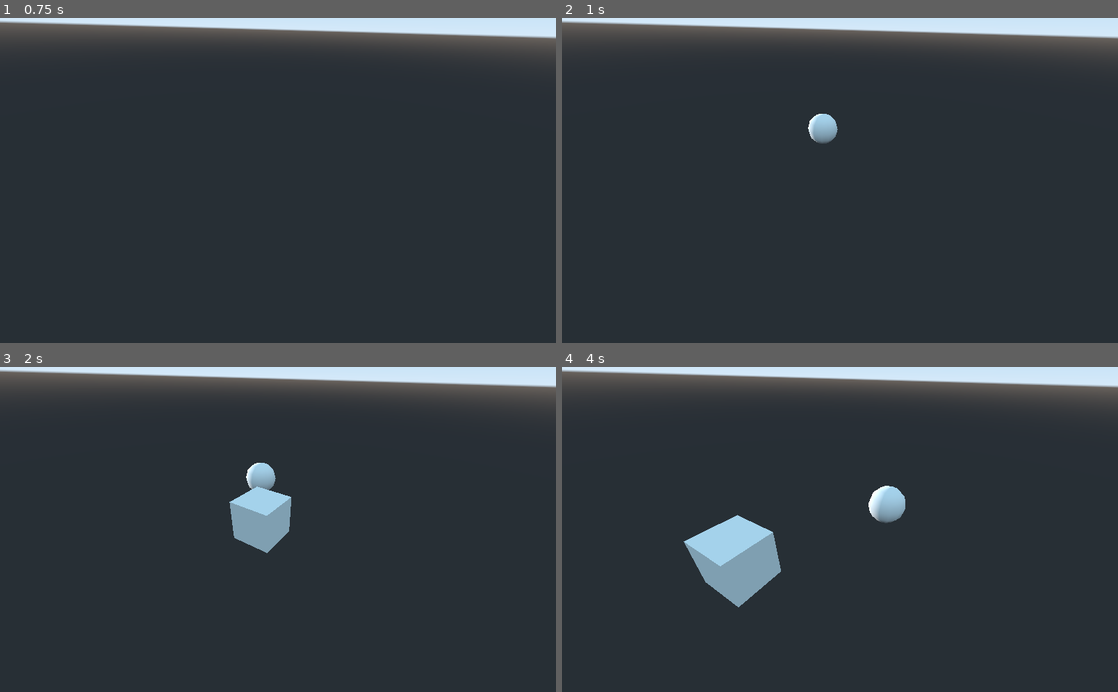
Above: before the commit, frames 1-4 (two rows, left to right).
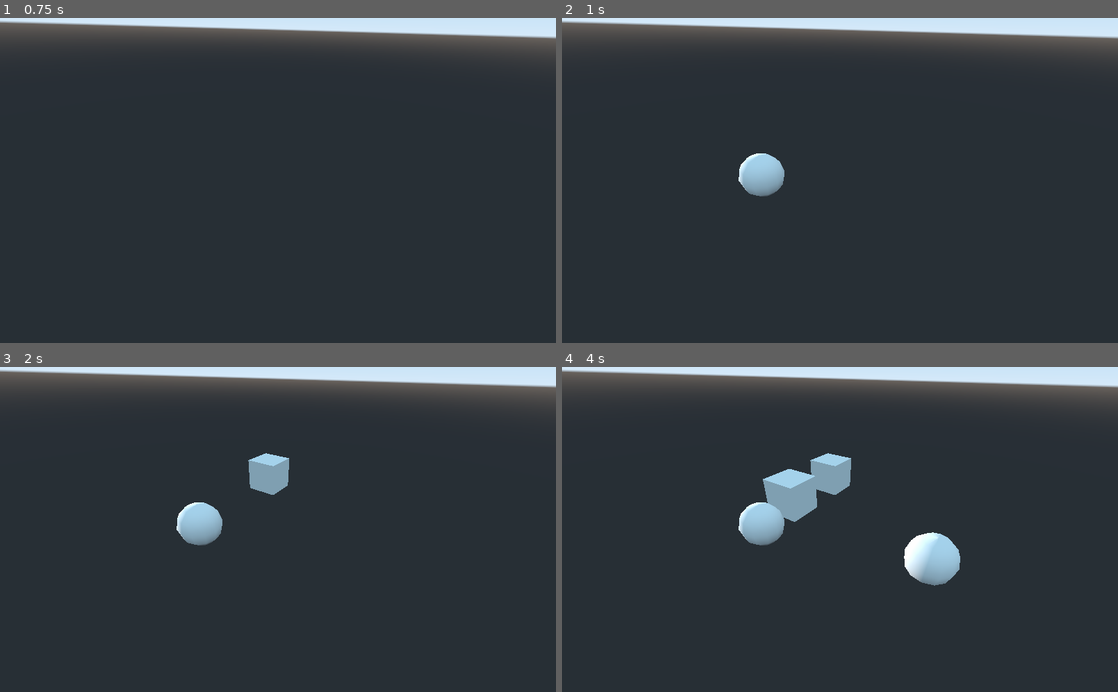
Above: after the commit, the same moments.

Repository: Marcin-sys/gameculling2
Game: Godot game, scene res://scenes/object_spawning_test.tscn
Two runs of this game, one before a commit and one after it. Both use one fixed random seed, a clock stepped at 60 frames per second and the inputs below.
Inputs:
- Up to frame 1 (0.75 s): tap Enter at 0.5 s
- Up to frame 2 (1 s): no input
- Up to frame 3 (2 s): tap Space at 1.25 s
- Up to frame 4 (4 s): tap Enter at 2.75 s; tap Space at 3.5 s

Frame 1 is identical in both runs. In frame 2, 1.2% of the frame differs, in the area x 31-50%, y 29-55%; in frame 3, 3.1%; in frame 4, 7.2%, in the area x 21-72%, y 26-74%.

Commit message:
Code refactor. Fixed memory allocation bug.

Diff:
--- a/Gameculling/assets/code/spawner.gd
+++ b/Gameculling/assets/code/spawner.gd
@@ -4,31 +4,27 @@
 var cylinder_scene = preload("res://scenes/cylinder.tscn")
 var sphere_scene = preload("res://scenes/sphere.tscn")
 
-var node_counter = 0					# For counting the number of objects on the screen
+var node_counter = 0					# For counting objects on the main scene
 const TIME_SPAN = 1    					# Time period till function spawn another object
 var time_left = 0						# Timer
-var rng = RandomNumberGenerator.new()  	# Make seed for number.
-var list								# Make list of object's.
-
+var rng  								# RNG object
+var scenes								# List of scenes
 
 # Called when the node enters the scene tree for the first time_left.
 func _ready():
+	rng = RandomNumberGenerator.new()
 	rng.randomize()
-	list = [cube_scene.instance(), cylinder_scene.instance(), sphere_scene.instance()]
+	scenes = [cube_scene, cylinder_scene, sphere_scene]
 
 # Called every frame. 'delta' is the elapsed time_left since the previous frame.
 func _process(delta):
-
-	time_left += delta
-
-	if time_left > TIME_SPAN:
-		if  node_counter < 10:
-			var temporary_object = list[randi() % list.size()]
-			var random_position = Vector3(rng.randi_range(1,10), 0, rng.randi_range(1,10))
-			temporary_object.set_translation(random_position)
-			self.add_child(temporary_object)
+	if node_counter < 10:
+		time_left += delta
+		if time_left > TIME_SPAN:
+			#Instancing new object on scene
+			var generated_object = scenes[randi() % scenes.size()].instance()
+			generated_object.set_translation(Vector3(rng.randi_range(1, 10), 0, rng.randi_range(1, 10)))
+			self.add_child(generated_object)
 			node_counter += 1
 			# Reset time_left.
 			time_left = 0
-	else:
-		pass
